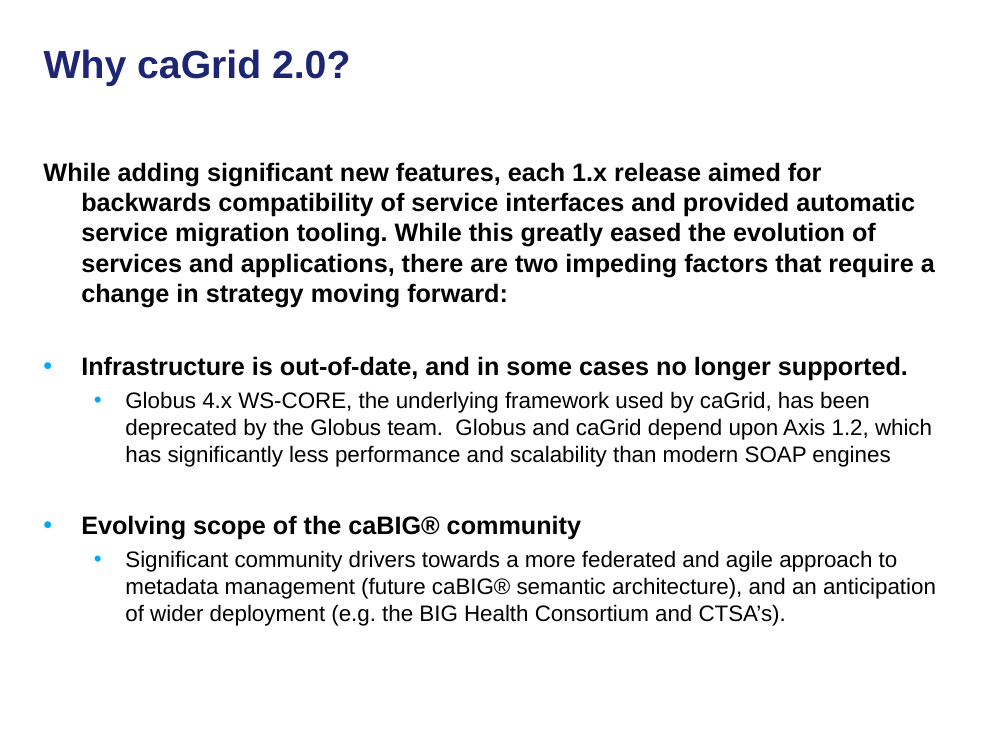
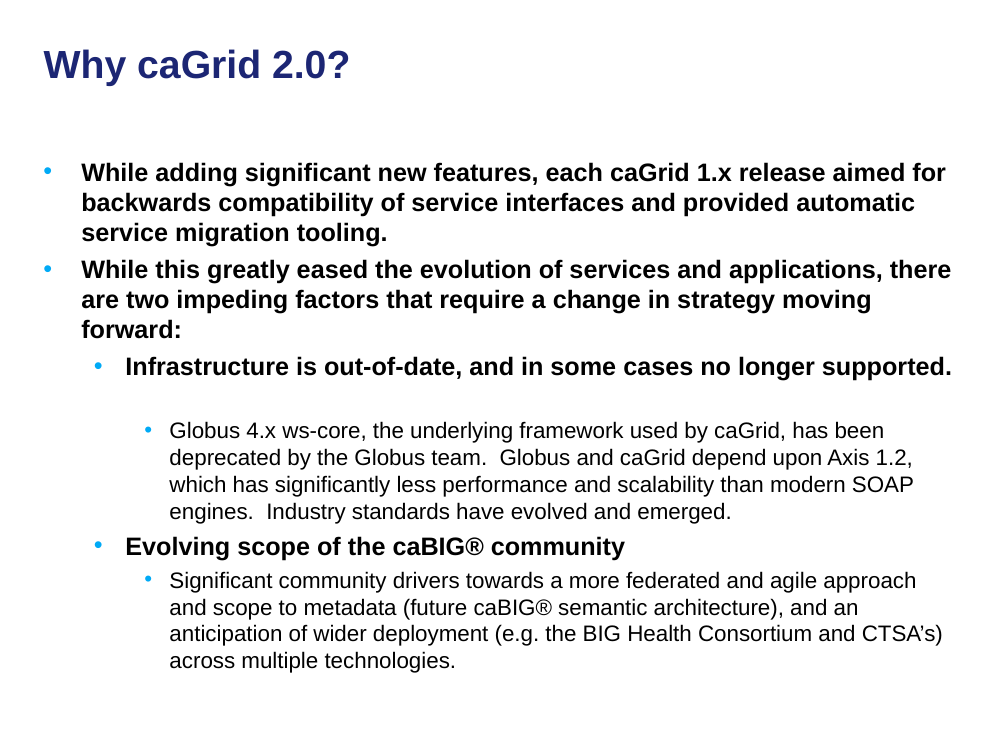
Before and after one commit to NCIP/cagrid-docs, a slide deck: slide 4 of general/presentations/200910_VCDE_ARCH/20091022_Arch_VCDE_caGrid_Future.ppt. Drawn at 1008x756 pixels with LibreOffice and Linux fonts; fonts in the diff are those of the drawing; background and template pictures are left out. Boxes give left, top, right and bottom in pixels: in the first picture for what was removed or moved away, otherwise in the second. Text is boxed around its words. In the diff, an @@ line names an element or a change of style, - is before the commit and + after.

```diff
--- a/general/presentations/200910_VCDE_ARCH/20091022_Arch_VCDE_caGrid_Future.ppt
+++ b/general/presentations/200910_VCDE_ARCH/20091022_Arch_VCDE_caGrid_Future.ppt
@@ text at box(81, 162, 952, 339): text changed @@
-While adding significant new features, each 1.x release aimed for backwards compatibility of service interfaces and provided automatic service migration tooling. While this greatly eased the evolution of services and applications, there are two impeding factors that require a change in strategy moving forward:
+• While adding significant new features, each caGrid 1.x release aimed for backwards compatibility of service interfaces and provided automatic service migration tooling.
+• While this greatly eased the evolution of services and applications, there are two impeding factors that require a change in strategy moving forward:
@@ text at box(125, 356, 952, 560): list level 1 to 2 in "Infrastructure is out-of-date, and in ..."; list level 1 to 2 in "Evolving scope of the caBIG® ..." @@
@@ text at box(169, 421, 914, 524): text changed @@
-  • Globus 4.x WS-CORE, the underlying framework used by caGrid, has been deprecated by the Globus team. Globus and caGrid depend upon Axis 1.2, which has significantly less performance and scalability than modern SOAP engines
+    • Globus 4.x ws-core, the underlying framework used by caGrid, has been deprecated by the Globus team. Globus and caGrid depend upon Axis 1.2, which has significantly less performance and scalability than modern SOAP engines. Industry standards have evolved and emerged.
@@ text at box(169, 571, 943, 673): text changed @@
-  • Significant community drivers towards a more federated and agile approach to metadata management (future caBIG® semantic architecture), and an anticipation of wider deployment (e.g. the BIG Health Consortium and CTSA’s).
+    • Significant community drivers towards a more federated and agile approach and scope to metadata (future caBIG® semantic architecture), and an anticipation of wider deployment (e.g. the BIG Health Consortium and CTSA’s) across multiple technologies.
```
Also in this commit, not shown: 8 other slides changed, 3 slides added, 11 slides removed.
